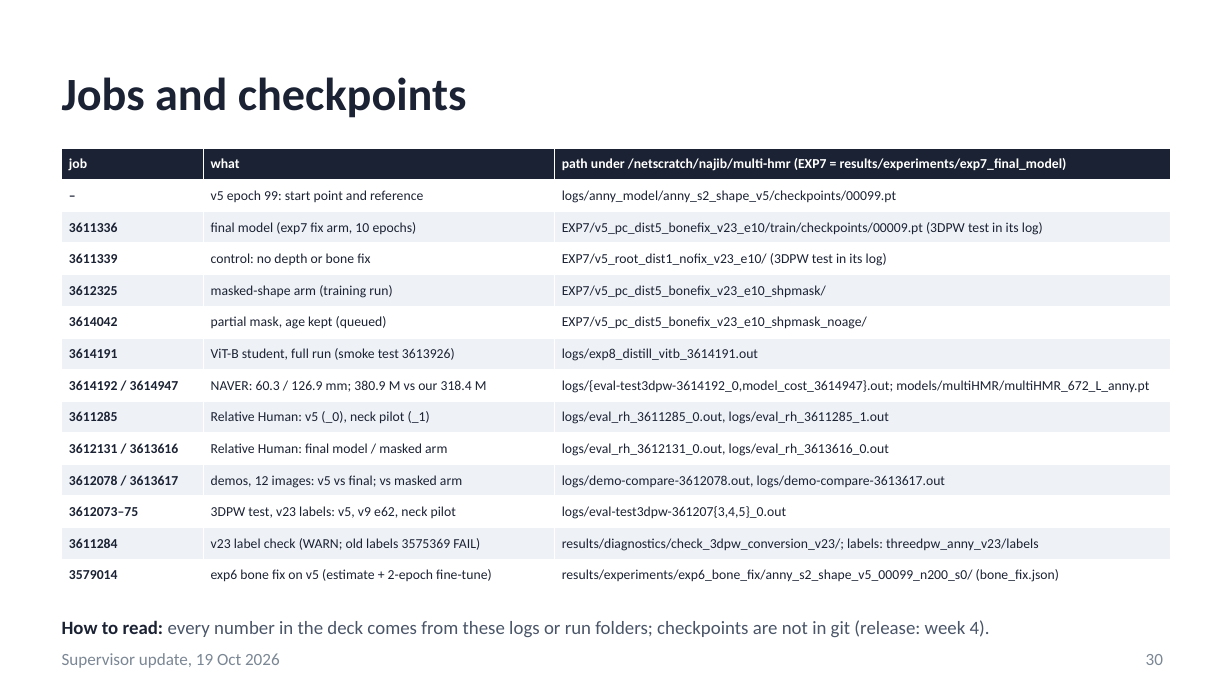
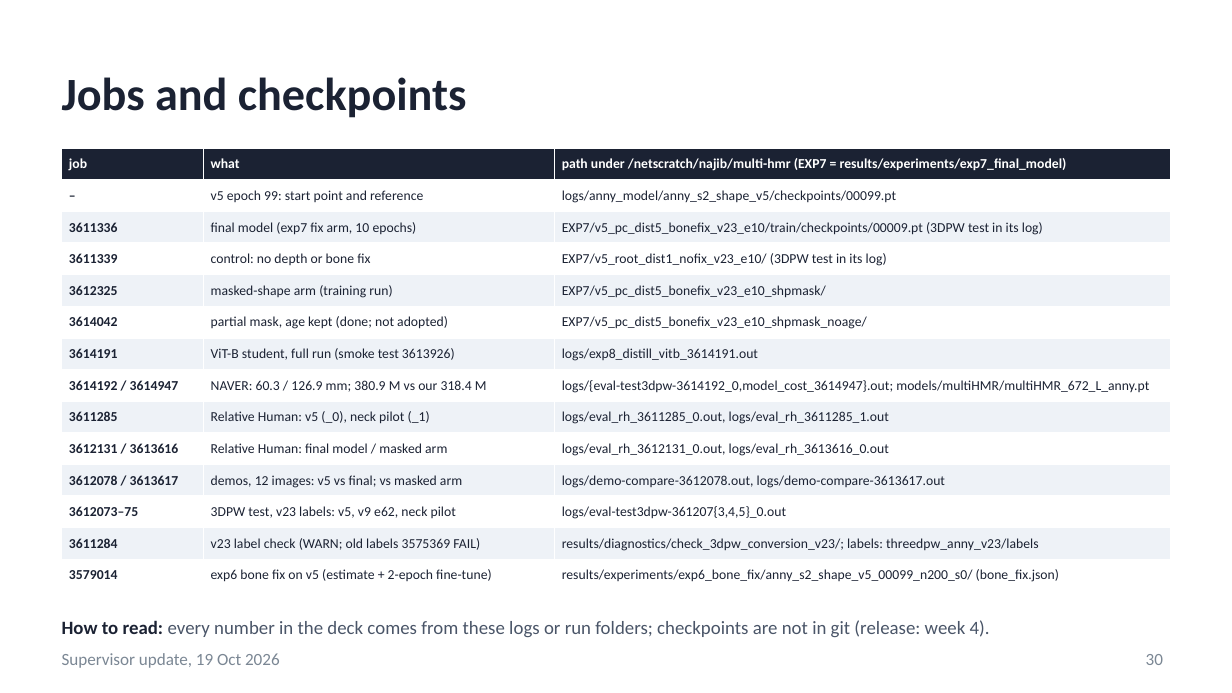
Before and after one commit to saadnajib/Multi-Person-Whole-Body-Human-Mesh-Recovery-in-a-Single-Shot-with-Annyone-dataset-and-3dpw-dataset, a slide deck: slide 30 of docs/supervisor_update_2026-10-19.pptx. Drawn at 1232x693 pixels with LibreOffice and Linux fonts; fonts in the diff are those of the drawing. Boxes give left, top, right and bottom in pixels: in the first picture for what was removed or moved away, otherwise in the second. Text is boxed around its words. In the diff, an @@ line names an element or a change of style, - is before the commit and + after.

```diff
--- a/docs/supervisor_update_2026-10-19.pptx
+++ b/docs/supervisor_update_2026-10-19.pptx
@@ table at (x1=62, y1=148, x2=1170, y2=586) @@
-row 6, column 2: partial mask, age kept (queued)
+row 6, column 2: partial mask, age kept (done; not adopted)
```
Also in this commit, not shown: 3 other slides changed, 21 other files.
